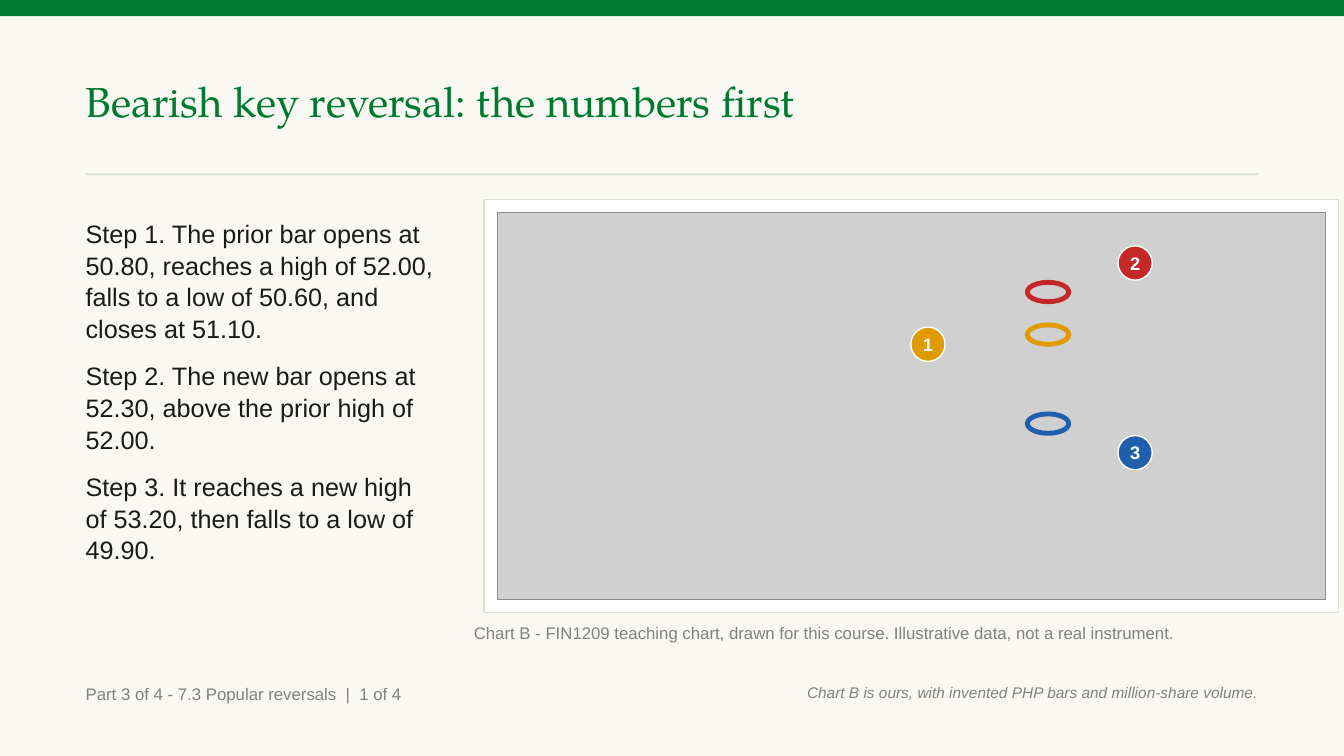
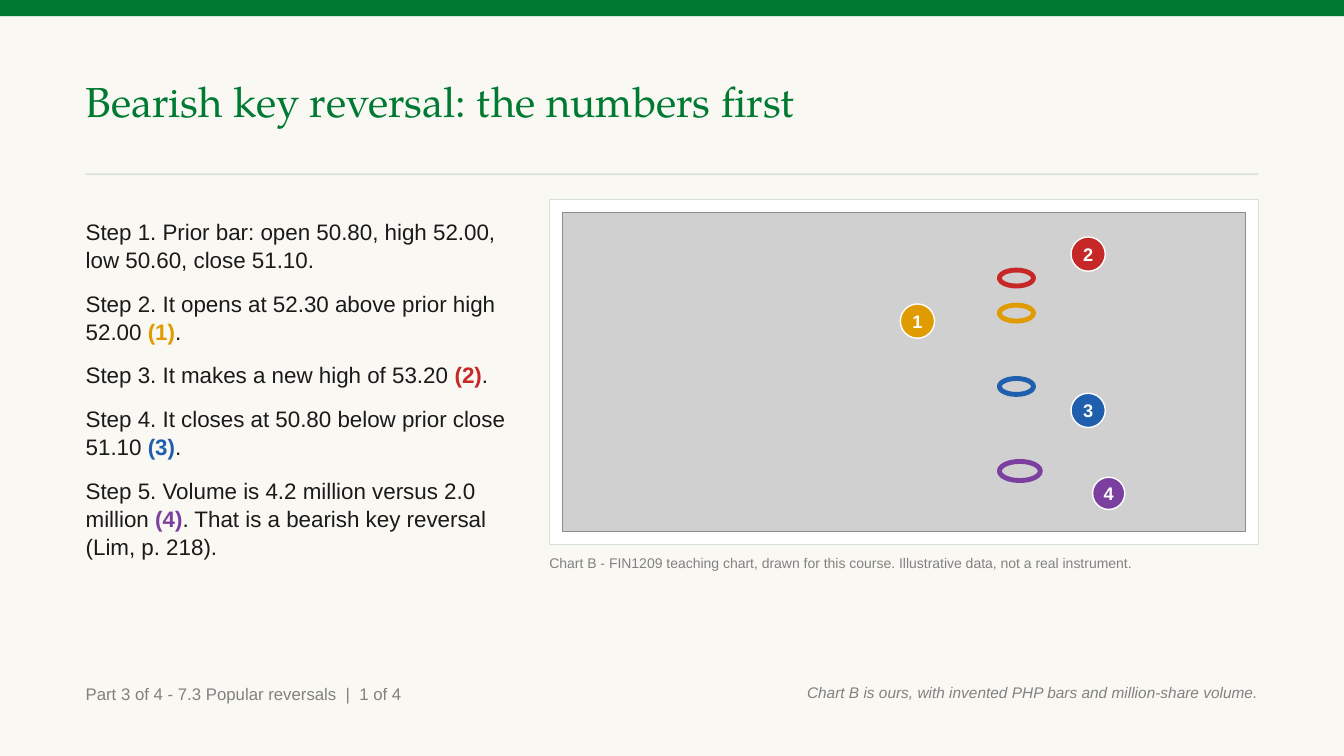
Before and after one commit to benjiesotelo-sudo/Telos_FIN1209, a slide deck: slide 7 of chapter-07/FIN1209-Chapter-07.pptx. Drawn at 1344x756 pixels with LibreOffice and Linux fonts; fonts in the diff are those of the drawing; grey boxes stand for pictures. Boxes give left, top, right and bottom in pixels: in the first picture for what was removed or moved away, otherwise in the second. Text is boxed around its words. In the diff, an @@ line names an element or a change of style, - is before the commit and + after.

Commit message:
Clarify Chapter 7 key reversal samples

```diff
--- a/chapter-07/FIN1209-Chapter-07.pptx
+++ b/chapter-07/FIN1209-Chapter-07.pptx
@@ rectangle: place and size @@
-rectangle at [484,200,1339,613]
+rectangle at [549,200,1258,544]
@@ text at [86,223,505,560]: text changed; size 18 to 16 pt @@
-Step 1. The prior bar opens at 50.80, reaches a high of 52.00, falls to a low of 50.60, and closes at 51.10.
-Step 2. The new bar opens at 52.30, above the prior high of 52.00.
-Step 3. It reaches a new high of 53.20, then falls to a low of 49.90.
+Step 1. Prior bar: open 50.80, high 52.00, low 50.60, close 51.10.
+Step 2. It opens at 52.30 above prior high 52.00 (1).
+Step 3. It makes a new high of 53.20 (2).
+Step 4. It closes at 50.80 below prior close 51.10 (3).
+Step 5. Volume is 4.2 million versus 2.0 million (4). That is a bearish key reversal (Lim, p. 218).
@@ picture: place and size @@
-picture at [497,213,1326,600]
+picture at [563,213,1245,531]
@@ ellipse "2": place and size @@
-ellipse "2" at [1118,246,1152,280]
+ellipse "2" at [1072,237,1106,271]
@@ ellipse: place and size @@
-ellipse at [1027,282,1069,301]
+ellipse at [999,270,1033,286]
@@ ellipse "1": place and size @@
-ellipse "1" at [911,328,946,362]
+ellipse "1" at [900,304,935,339]
@@ ellipse: place and size @@
-ellipse at [1027,325,1069,344]
+ellipse at [999,306,1033,322]
@@ ellipse: place and size @@
-ellipse at [1027,414,1069,434]
+ellipse at [999,379,1033,395]
@@ ellipse "3": place and size @@
-ellipse "3" at [1118,436,1152,470]
+ellipse "3" at [1072,393,1106,427]
@@ ellipse added at [999,462,1041,481], outline #7B3FA0 3.5 pt @@
@@ ellipse added at [1093,477,1125,509], fill #7B3FA0, outline #FFFFFF 1 pt, 13 pt, text #FFFFFF, bold @@
+4
@@ text "Chart B - FIN1209 teaching ...": place and size @@
-text "Chart B - FIN1209 teaching ..." at [474,627,1174,643]
+text "Chart B - FIN1209 teaching ..." at [549,558,1132,571]
@@ text "Chart B - FIN1209 teaching ..." at [549,558,1132,571]: size 12 to 10 pt @@
```
Also in this commit, not shown: 5 other slides changed, 1 other file.
